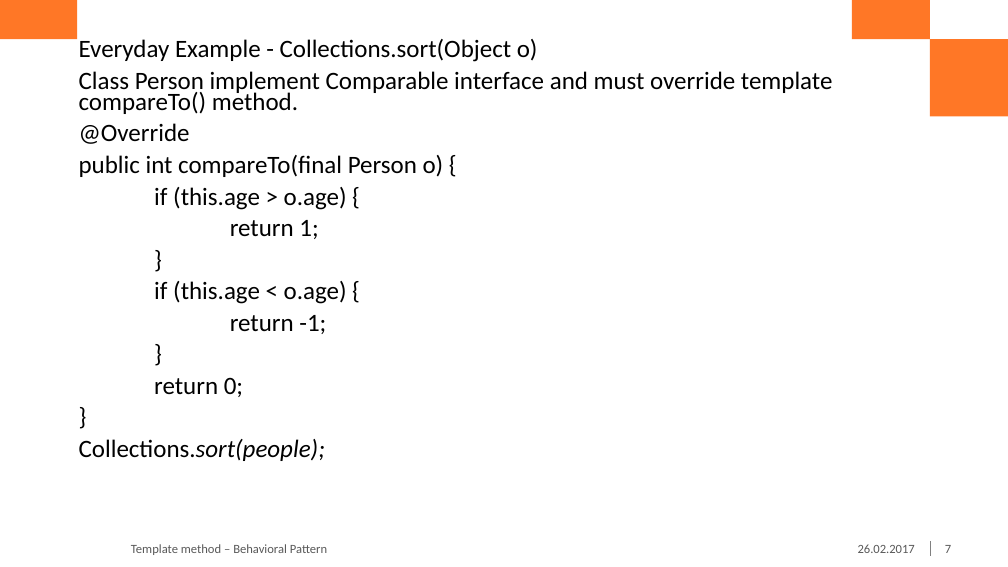
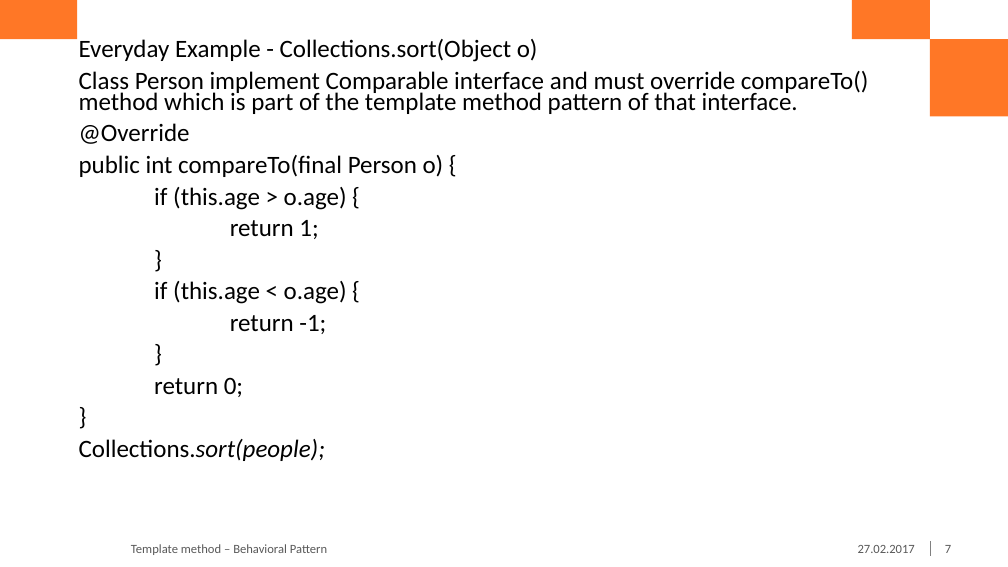
Before and after one commit to ionc21/design_patterns, a slide deck: slide 7 of Template Method Patternpptx.pptx. Drawn at 1008x567 pixels with LibreOffice and Linux fonts; fonts in the diff are those of the drawing; background and template pictures are left out. Boxes give left, top, right and bottom in pixels: in the first picture for what was removed or moved away, otherwise in the second. Text is boxed around its words. In the diff, an @@ line names an element or a change of style, - is before the commit and + after.

Commit message:
Edited presentation

```diff
--- a/Template Method Patternpptx.pptx
+++ b/Template Method Patternpptx.pptx
@@ text at (79,71,869,114): text changed @@
-Class Person implement Comparable interface and must override template compareTo() method.
+Class Person implement Comparable interface and must override compareTo() method which is part of the template method pattern of that interface.
@@ text at (858,545,915,553): text changed @@
-26.02.2017
+27.02.2017
```
Also in this commit, not shown: 10 other slides changed, 1 other file.
